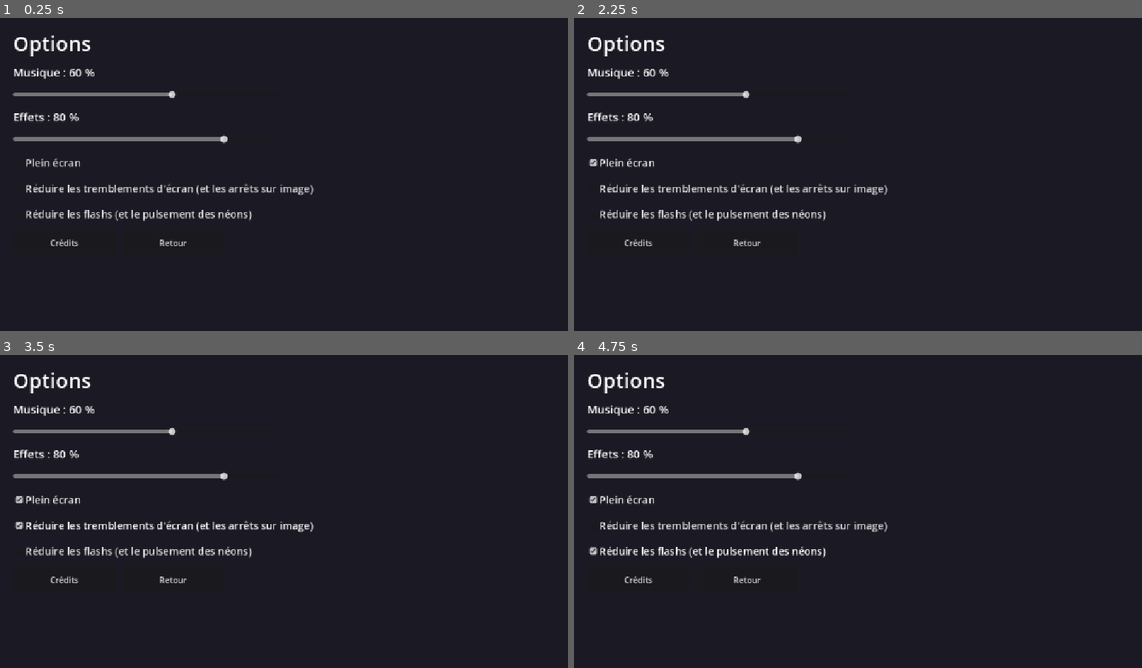
Above: before the commit, frames 1-4 (two rows, left to right).
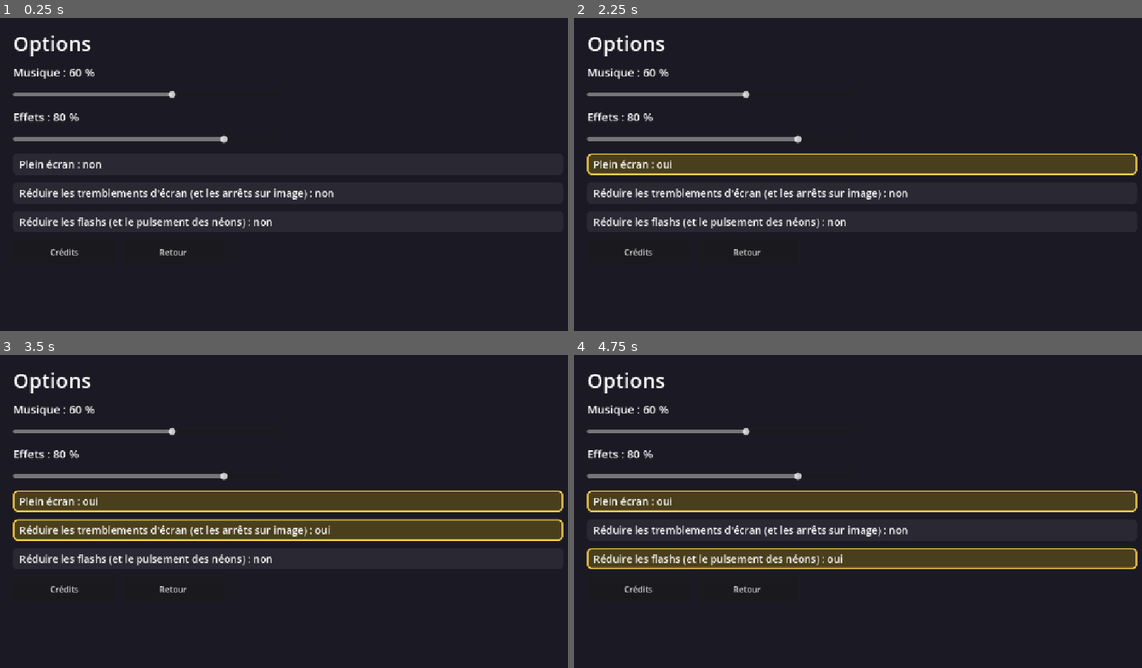
Above: after the commit, the same moments.

Repository: alexandrefelmy-dev/jackpot-donjon
Game: Godot game, scene res://scenes/options.tscn
Two runs of this game, one before a commit and one after it. Both use one fixed random seed, a clock stepped at 60 frames per second and the inputs below. This scene is started directly instead of the project's main scene.
Inputs (mouse positions are in pixels of both pictures, inside the frame that each line leads up to):
- Up to frame 1 (0.25 s): no input
- Up to frame 2 (2.25 s): click (863, 161) at 0.5 s, where only the run before the commit has a clickable "Plein écran"; click (863, 165) at 1.25 s, where only the run after the commit has a clickable "Plein écran : oui"; click (863, 165) at 2 s, where only the run after the commit has a clickable "Plein écran : non"
- Up to frame 3 (3.5 s): click (289, 524) at 2.75 s, where only the run before the commit has a clickable "Réduire les tremblements d'éc…"
- Up to frame 4 (4.75 s): click (863, 530) at 3.5 s, where only the run after the commit has a clickable "Réduire les tremblements d'éc…"; click (863, 552) at 4.25 s, where only the run before the commit has a clickable "Réduire les flashs (et le pul…"

The runs differ from the first frame. In frame 1, 3.0% of the frame differs, in the area x 3-59%, y 44-76%; in frame 2, 9.6%; in frame 3, 15%, in the area x 2-100%, y 43-76%; in frame 4, 15%.

Commit message:
v0.8 : cases d'options lisibles, captures du menu et des options
Co-Authored-By: Claude Sonnet 5.5 <noreply@anthropic.com>

Diff:
--- a/outils/capture_ecrans.gd
+++ b/outils/capture_ecrans.gd
@@ -16,7 +16,7 @@
 const NOMS := ["portes_etage1", "portes_etage3", "combat_depart", "combat_attente", "combat_choix_rouleau",
 		"combat_apres_tour", "combat_grand_croupier", "combat_grand_croupier_tour2", "combat_dame_de_pique",
 		"combat_dame_de_pique_tour3", "combat_mimique", "combat_usurier", "combat_pickpocket", "combat_pickpocket_fuite",
-		"recompense", "relique", "boutique", "repos", "repos_sac", "fin_victoire", "fin_defaite", "comptoir", "comptoir_epuise", "fin_bilan"]
+		"recompense", "relique", "boutique", "repos", "repos_sac", "fin_victoire", "fin_defaite", "comptoir", "comptoir_epuise", "fin_bilan", "menu", "options", "options_credits"]
 
 var _etape := 0
 var _attente := 0
@@ -69,6 +69,7 @@
 		4:  # …choix du rouleau à garder (Cinquième as)
 			var combat: Control = current_scene
 			combat.boutons_mise[2].pressed.emit()
+			combat._terminer_animation()
 			combat._tirer()
 			combat.bouton_cinquieme_as.pressed.emit()
 			_controler(combat.combat.tirage_en_attente and combat.choix_du_rouleau,
@@ -83,6 +84,7 @@
 		7:  # …après quelques tours (la règle a changé)
 			var combat: Control = current_scene
 			combat.combat.pv_joueur = 40
+			combat._terminer_animation()
 			combat._tirer()
 			_controler(combat.texte_passif.visible, "la règle du tour devrait s'afficher")
 		8:  # combat contre la Dame de Pique : crânes temporaires
@@ -91,6 +93,7 @@
 			var combat: Control = current_scene
 			for i in 3:
 				combat.combat.pv_joueur = 40
+				combat._terminer_animation()
 				combat._tirer()
 			_controler(combat.combat.cranes_temporaires == 3, "3 crânes temporaires attendus : %d" % combat.combat.cranes_temporaires)
 		10:  # combat contre la Mimique : l'attaque surprise est dans le journal
@@ -168,6 +171,13 @@
 			perdue.ecran = Partie.Ecran.FIN
 			GameState.lancer(perdue)
 			GameState.aller_a_suivant()
+		24:  # menu principal
+			GameState.en_partie = false
+			GameState.aller_a(GameState.SCENE_MENU)
+		25:  # options (la case « Crédits » ouverte)
+			GameState.aller_a(GameState.SCENE_OPTIONS)
+		26:  # …avec les crédits
+			current_scene.bouton_credits.pressed.emit()
 
 
 ## Un combat contre l'ennemi `id`, à l'étage `etage`, avec l'ouverture jouée si l'ennemi en a une.
--- a/scenes/options.gd
+++ b/scenes/options.gd
@@ -9,9 +9,9 @@
 var curseur_effets: HSlider
 var texte_musique: Label
 var texte_effets: Label
-var case_plein_ecran: CheckBox
-var case_tremblements: CheckBox
-var case_flashs: CheckBox
+var case_plein_ecran: Button
+var case_tremblements: Button
+var case_flashs: Button
 var bouton_credits: Button
 var bouton_retour: Button
 var texte_credits: Label
@@ -138,12 +138,21 @@
 	return curseur
 
 
-func _creer_case(texte: String, cochee: bool) -> CheckBox:
-	var case := CheckBox.new()
-	case.text = texte
+## Une case à cocher : un bouton à bascule, cadre doré quand il est actif, et « oui » / « non » écrit
+## en toutes lettres (une case dessinée par défaut est presque invisible sur ce fond sombre).
+func _creer_case(texte: String, cochee: bool) -> Button:
+	var case := Button.new()
+	case.toggle_mode = true
 	case.button_pressed = cochee
+	case.alignment = HORIZONTAL_ALIGNMENT_LEFT
+	case.custom_minimum_size = Vector2(0, 42)
 	case.add_theme_font_size_override("font_size", 20)
 	case.focus_mode = Control.FOCUS_NONE
+	Cartes.habiller_bouton_mise(case)
+	var mettre_a_jour := func(active: bool) -> void:
+		case.text = "%s : %s" % [texte, tr("oui") if active else tr("non")]
+	mettre_a_jour.call(cochee)
+	case.toggled.connect(mettre_a_jour)
 	case.toggled.connect(func(_v: bool) -> void: _changer())
 	return case
 
